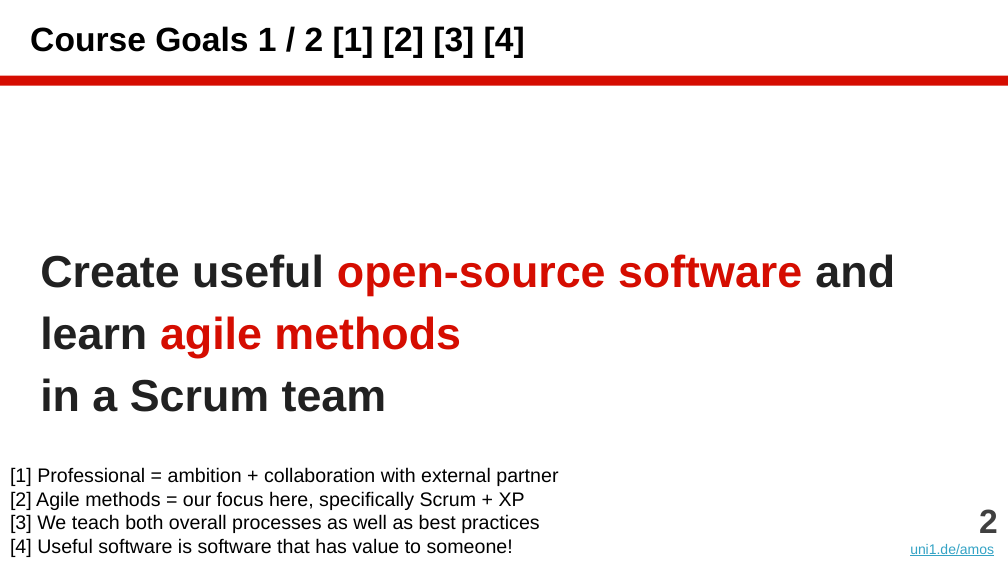
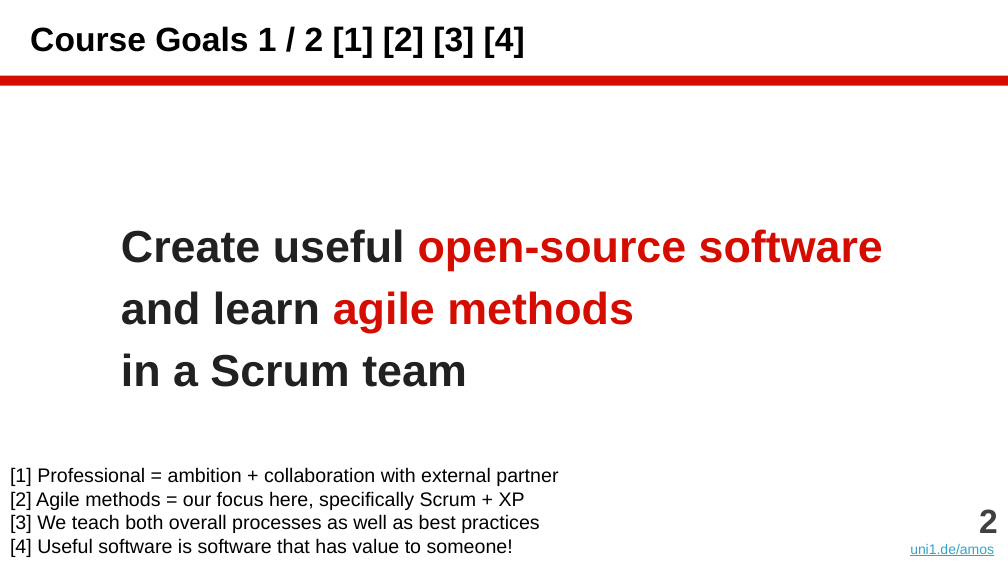
Before and after one commit to dirkriehle/amos-course, a slide deck: slide 2 of Lecture slides/AMOS A01 - Introduction.pptx. Drawn at 1008x567 pixels with LibreOffice and Linux fonts; fonts in the diff are those of the drawing. Boxes give left, top, right and bottom in pixels: in the first picture for what was removed or moved away, otherwise in the second. Text is boxed around its words. In the diff, an @@ line names an element or a change of style, - is before the commit and + after.

```diff
--- a/Lecture slides/AMOS A01 - Introduction.pptx
+++ b/Lecture slides/AMOS A01 - Introduction.pptx
@@ text "Create useful open-source software and ..." at [121,229,883,387]: indent changed @@
```
Also in this commit, not shown: 1 other slide changed, 11 other files.
